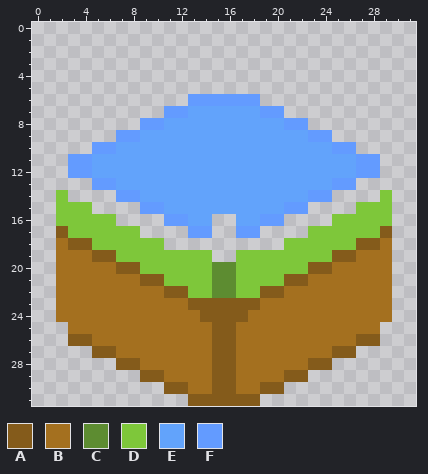
Pixel-art sprite: assets/sprites/waterSprite.png. The picture above is the old version.
The file is 32x32 pixels. Pixels under 10% opacity are left out. Colours within 5 levels of each other are drawn and written as one.
Palette (. is transparent): A #845b1b  B #a4701f  C #5d8c31  D #7ec73a  E #62a3fb  F #639bff
Pixels before, first column x 2:
 6 ...........FFFFFF...........
 7 .........FFEEEEEEFF.........
 8 .......FFEEEEEEEEEEFF.......
 9 .....FFEEEEEEEEEEEEEEFF.....
10 ...FFEEEEEEEEEEEEEEEEEEFF...
11 .FFEEEEEEEEEEEEEEEEEEEEEEFF.
12 .FFEEEEEEEEEEEEEEEEEEEEEEFF.
13 ...FFEEEEEEEEEEEEEEEEEEFF...
14 D....FFEEEEEEEEEEEEEEFF....D
15 DDD....FFEEEEEEEEEEFF....DDD
16 DDDDD....FFEE..EEFF....DDDDD
17 ADDDDDD....FF..FF....DDDDDDA
18 BAADDDDDD..........DDDDDDAAB
19 BBBAADDDDDDDD..DDDDDDDDAABBB
20 BBBBBAADDDDDDCCDDDDDDAABBBBB
21 BBBBBBBAADDDDCCDDDDAABBBBBBB
22 BBBBBBBBBAADDCCDDAABBBBBBBBB
23 BBBBBBBBBBBAAAAAABBBBBBBBBBB
24 BBBBBBBBBBBBAAAABBBBBBBBBBBB
25 .BBBBBBBBBBBBAABBBBBBBBBBBB.
26 .AABBBBBBBBBBAABBBBBBBBBBAA.
27 ...AABBBBBBBBAABBBBBBBBAA...
28 .....AABBBBBBAABBBBBBAA.....
29 .......AABBBBAABBBBAA.......
30 .........AABBAABBAA.........
31 ...........AAAAAA...........
The same view after the edit:
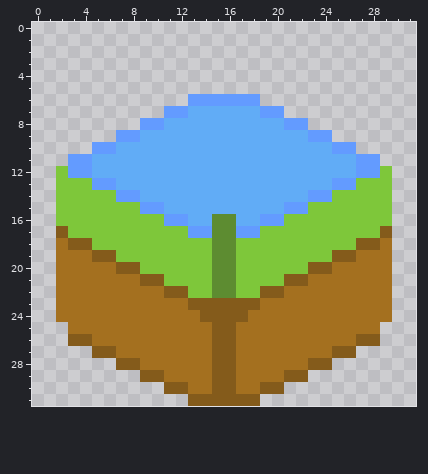
Commit message: Switching to 64x32 pixels to create more detailed environment
Diff:
colour E: #62a3fb -> #61acf6
Changed rows in their new state; - is a pixel that keeps its letter.
first column x 2:
12 D--------------------------D
13 DDD----------------------DDD
14 -DDDD------------------DDDD-
15 ---DDDD--------------DDDD---
16 -----DDDD----CC----DDDD-----
17 -------DDDD--CC--DDDD-------
18 ---------DDDDCCDDDD---------
19 -------------CC-------------
